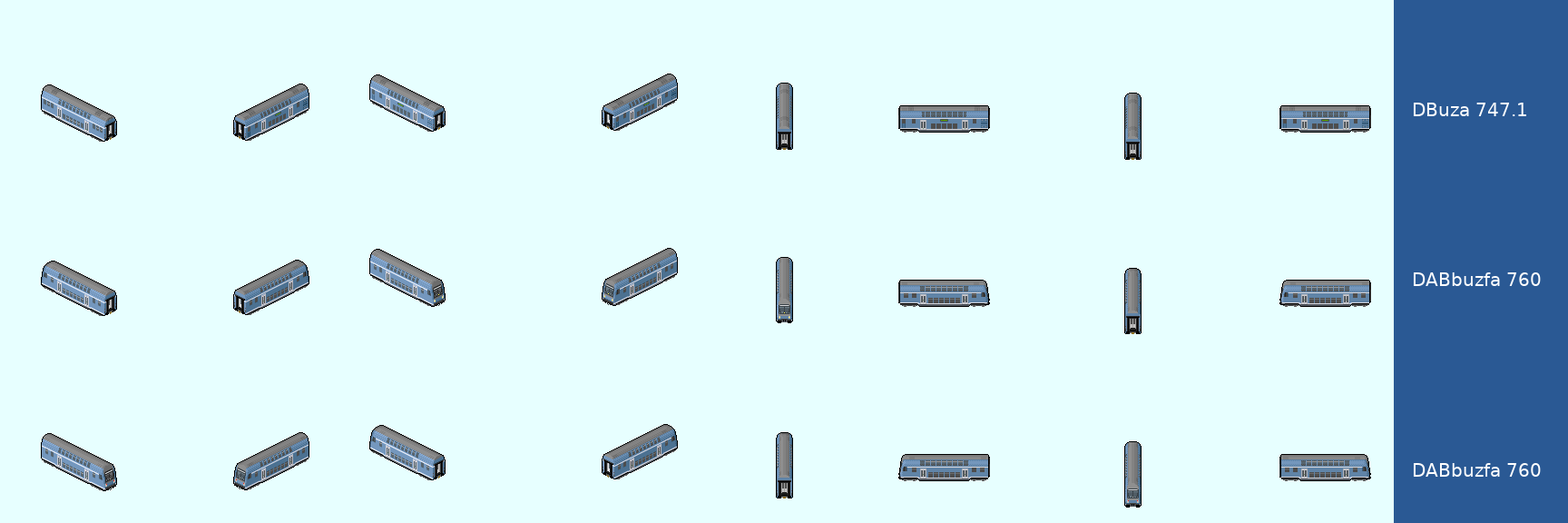
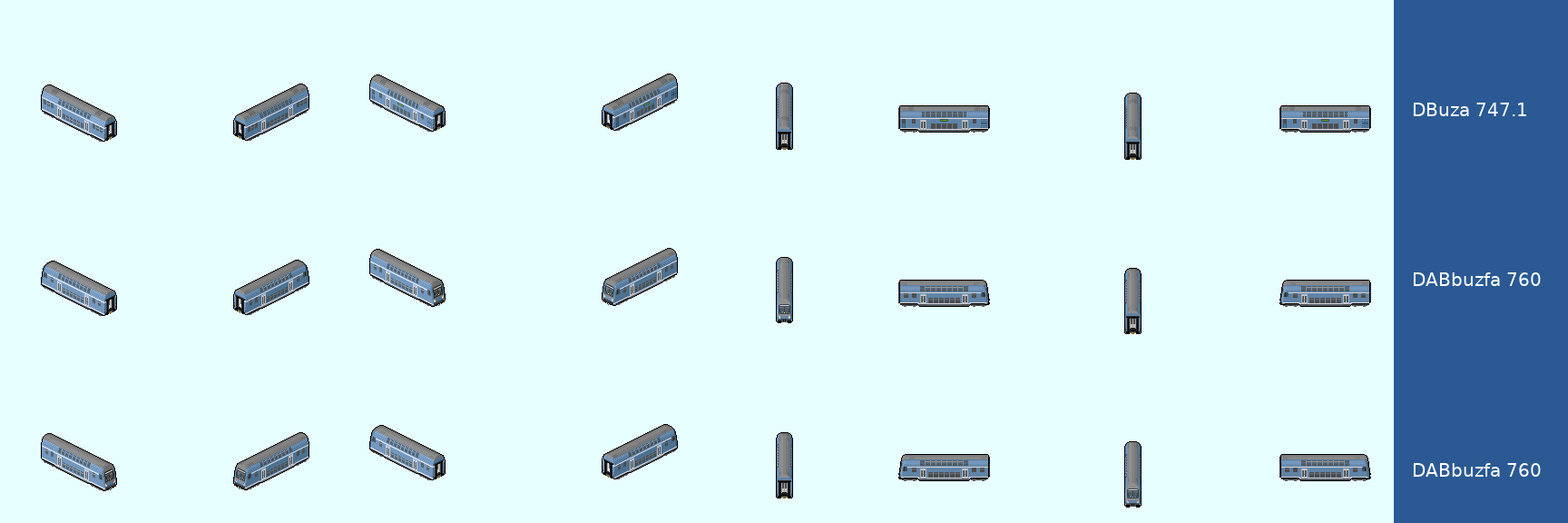
Layered file, before and after one edit (1568x523). Changes by layer:
painted on "Scarf #3" over [234, 88, 310, 138]
